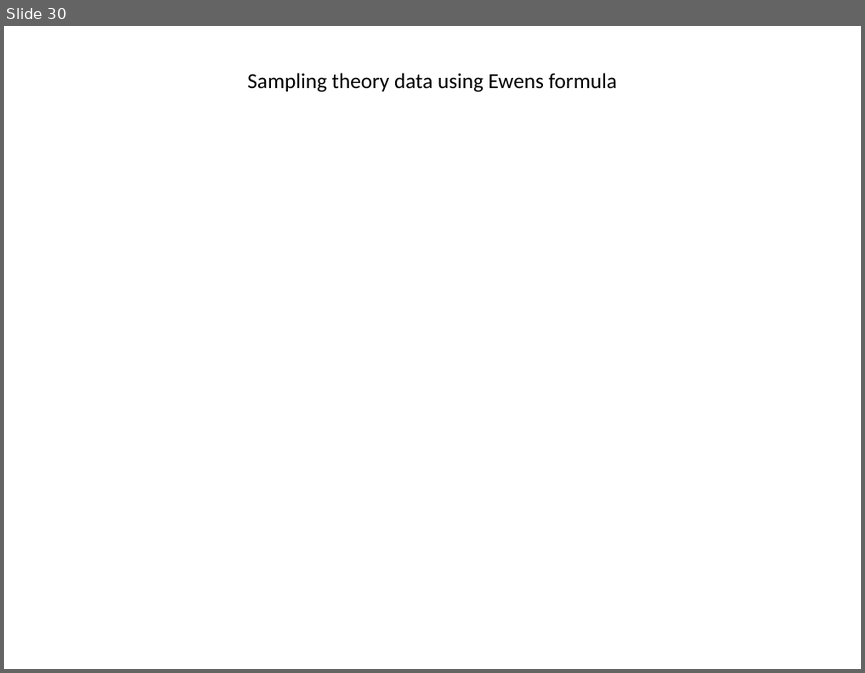
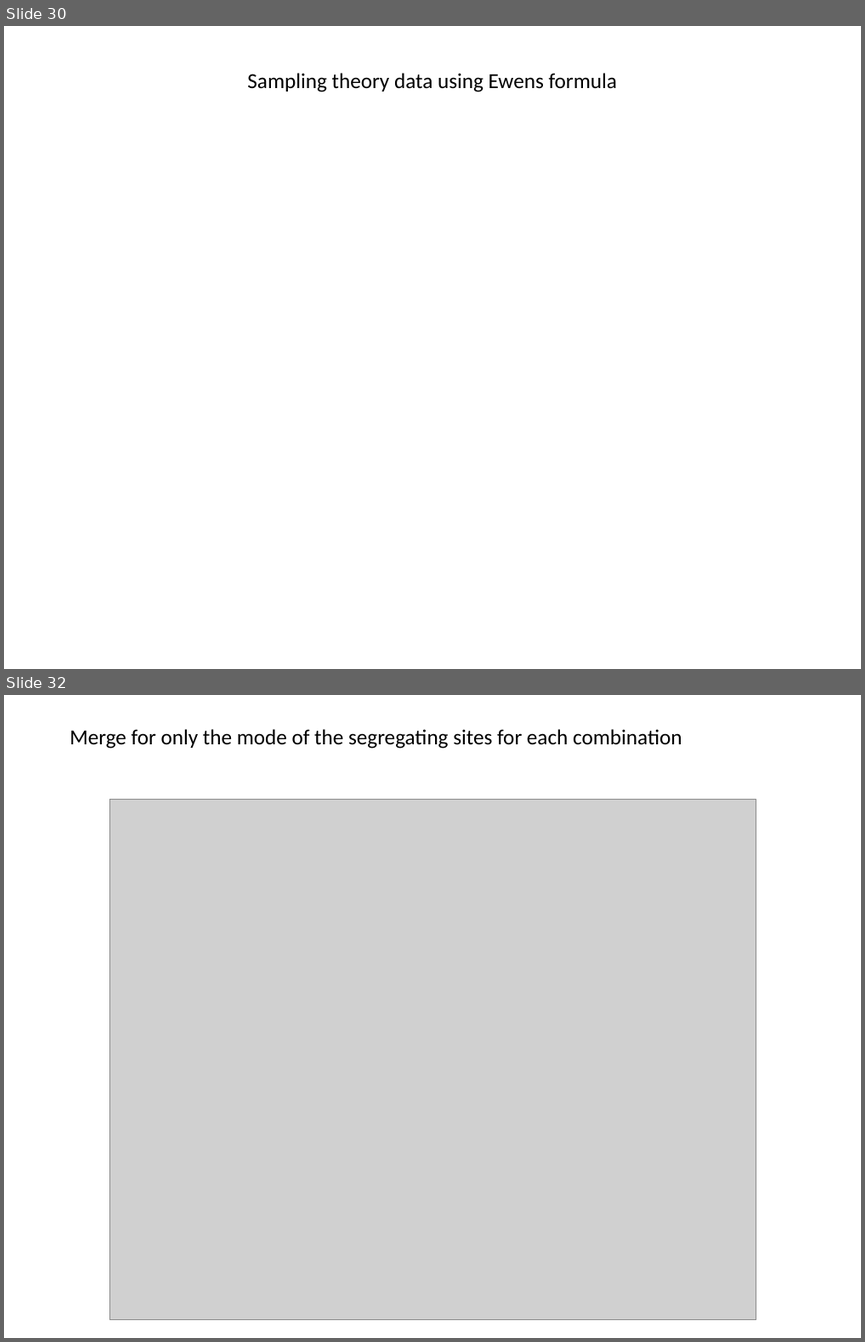
Before and after one commit to WaresLab/QuBar, a slide deck: ppt/Thoughts and plots.pptx. Shown one above the other, each under a label of ours: slide 30 before the commit, slides 30 and 32 after it; the slides between them are not shown. The pictures are 865x673 and 865x1342 pixels, drawn with LibreOffice and Linux fonts; fonts in the diff are those of the drawing; grey boxes stand for pictures. Boxes give left, top, right and bottom in pixels: in the first picture for what was removed or moved away, otherwise in the second. Text is boxed around its words. In the diff, an @@ line names an element or a change of style, - is before the commit and + after.

Commit message:
working in new QuBar version
I incorporated the new Wakeley data and generated new plots, adding a
section to select haplotypes and segregating sites with quantiles

```diff
--- a/ppt/Thoughts and plots.pptx
+++ b/ppt/Thoughts and plots.pptx
@@ slide 32 added at (4, 695, 861, 1338), background #FFFFFF @@
@@ text added at (69, 729, 681, 749), 18 pt, text #000000 @@
+Merge for only the mode of the segregating sites for each combination
@@ picture added at (110, 800, 756, 1320) @@
```
Also in this commit, not shown: 5 other slides added, 16 other files.
